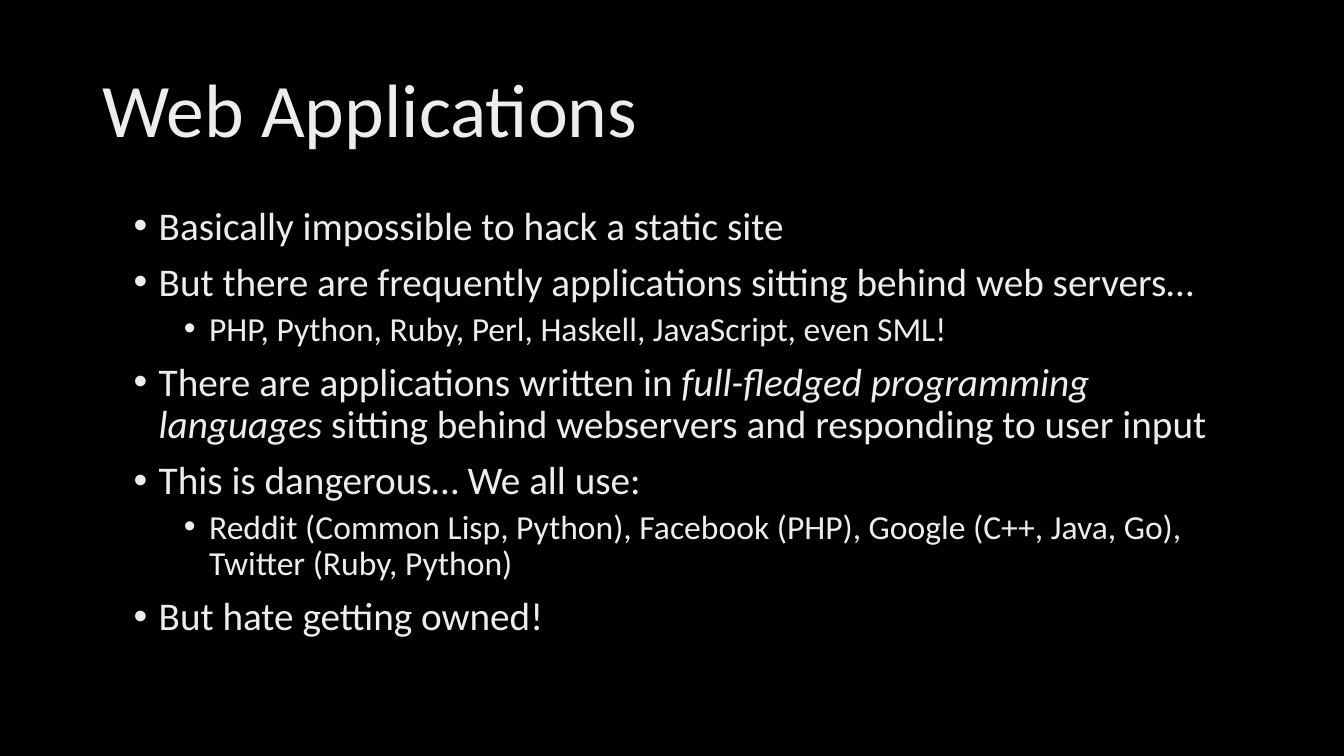
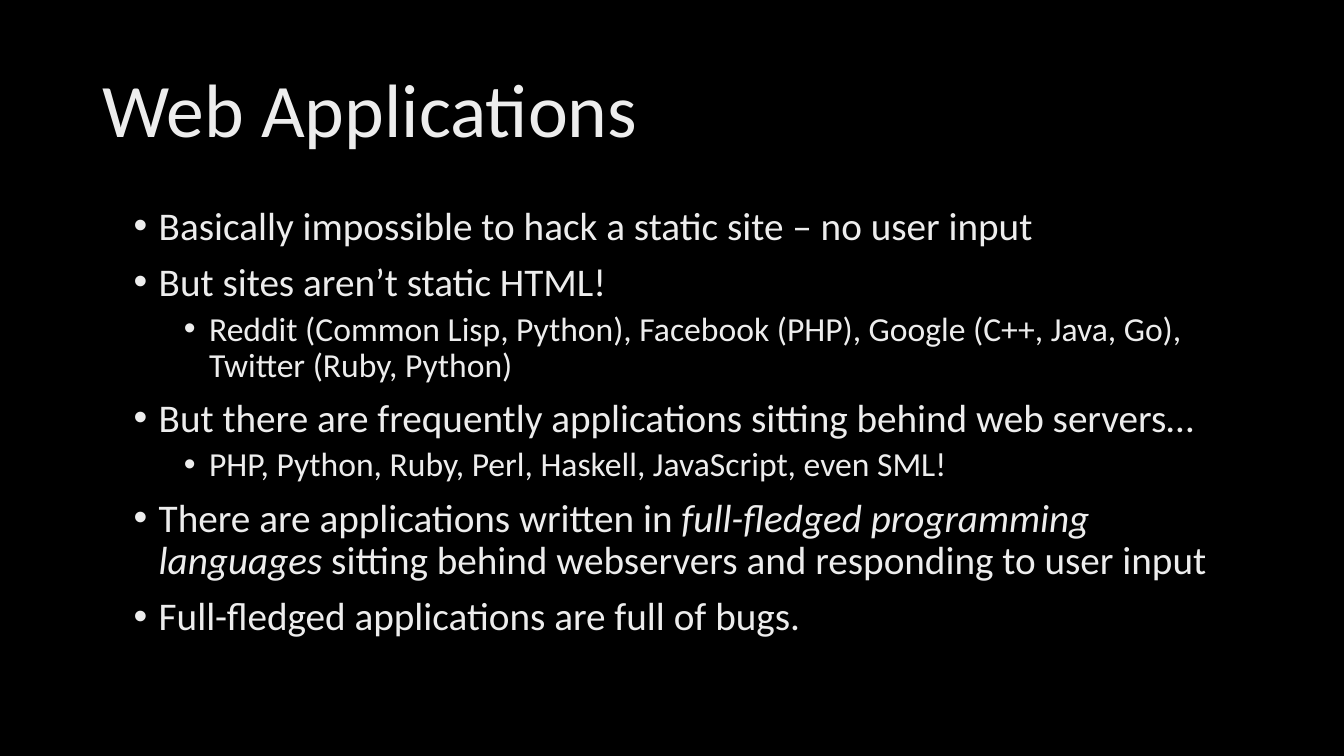
Before and after one commit to mserrano/talks, a slide deck: slide 6 of crashcourse-websec/slides.pptx (slide 9 before the commit). Drawn at 1344x756 pixels with LibreOffice and Linux fonts; fonts in the diff are those of the drawing; background and template pictures are left out. Boxes give left, top, right and bottom in pixels: in the first picture for what was removed or moved away, otherwise in the second. Text is boxed around its words. In the diff, an @@ line names an element or a change of style, - is before the commit and + after.

```diff
--- a/crashcourse-websec/slides.pptx
+++ b/crashcourse-websec/slides.pptx
@@ text at bbox=[159, 212, 1181, 383]: text changed; size 28 to 24 pt @@
-• Basically impossible to hack a static site
+• Basically impossible to hack a static site – no user input
+• But sites aren’t static HTML!
+  • Reddit (Common Lisp, Python), Facebook (PHP), Google (C++, Java, Go), Twitter (Ruby, Python)
@@ text at bbox=[159, 602, 800, 637]: text changed; size 24 to 28 pt @@
-• This is dangerous… We all use:
-  • Reddit (Common Lisp, Python), Facebook (PHP), Google (C++, Java, Go), Twitter (Ruby, Python)
-• But hate getting owned!
+• Full-fledged applications are full of bugs.
```
Also in this commit, not shown: 11 other slides changed, 2 slides added, 1 slide removed.
